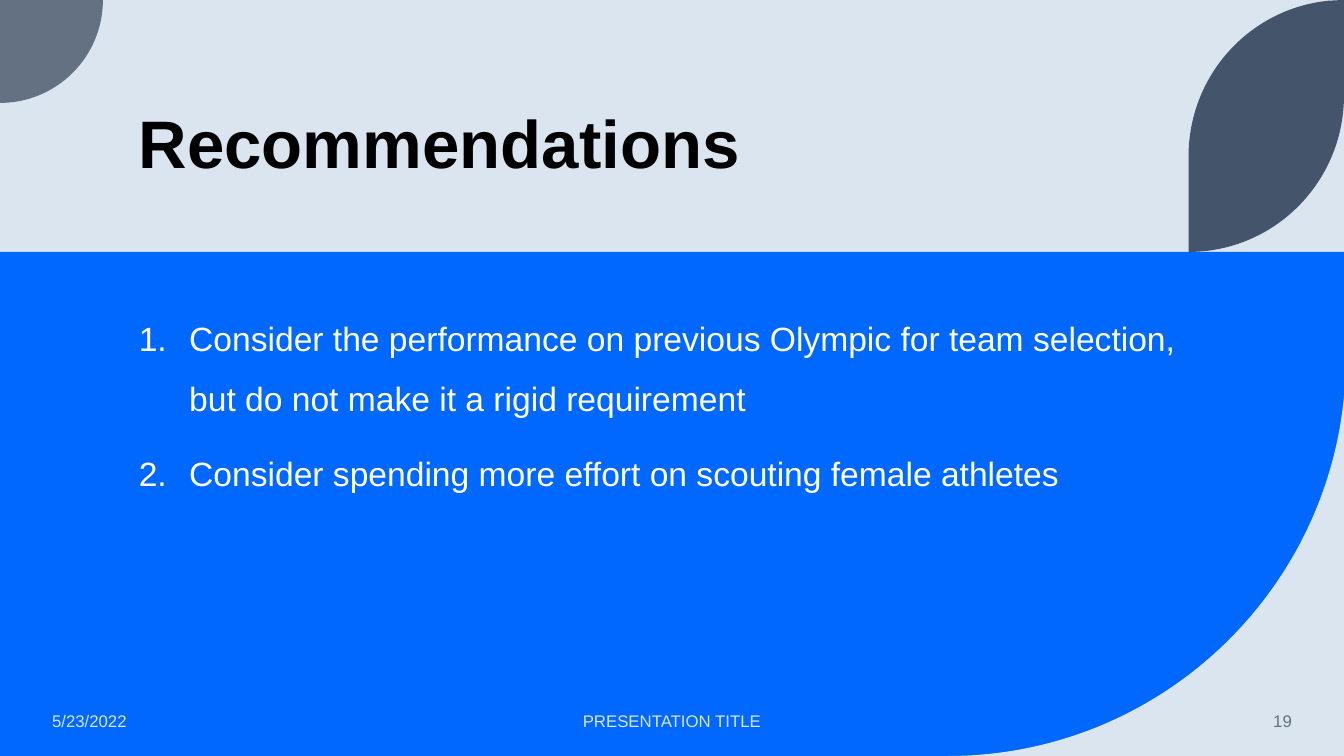
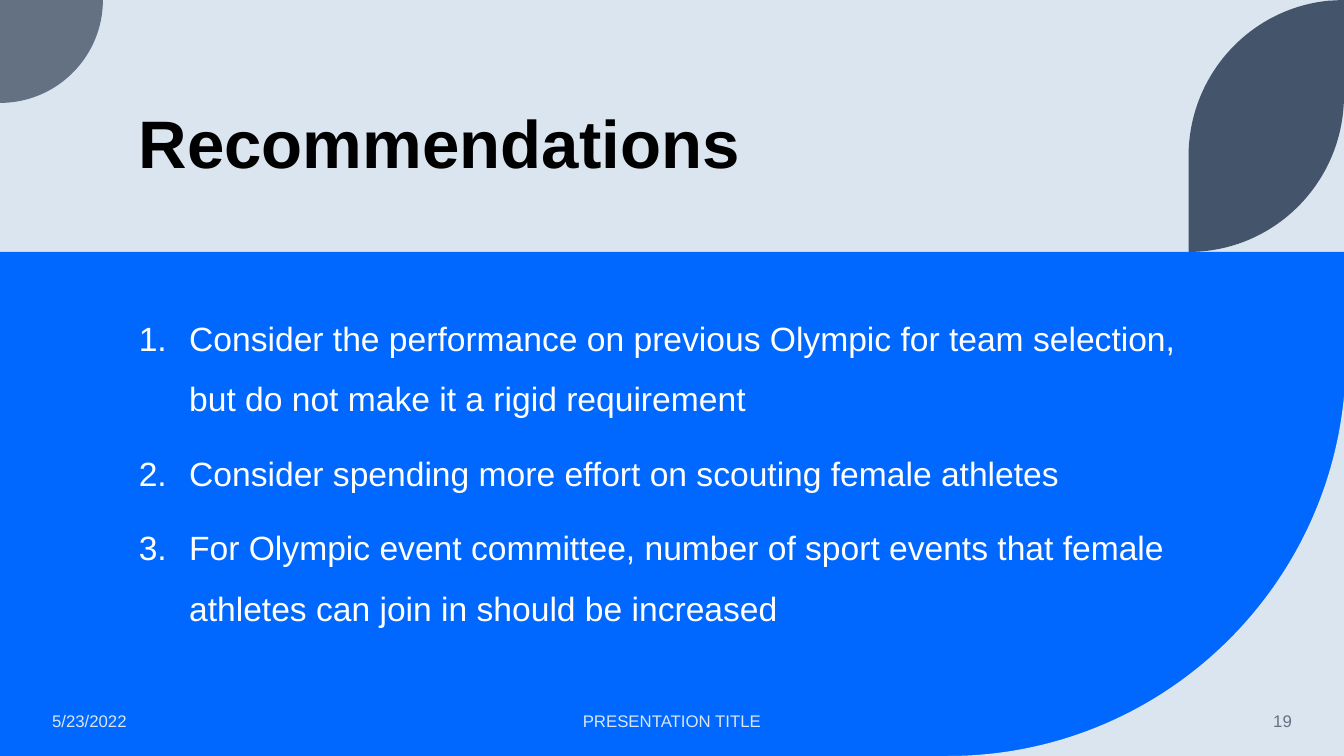
Before and after one commit to intandeay/SQLforDS, a slide deck: slide 19 of Week4 Assignment.pptx. Drawn at 1344x756 pixels with LibreOffice and Linux fonts; fonts in the diff are those of the drawing. Boxes give left, top, right and bottom in pixels: in the first picture for what was removed or moved away, otherwise in the second. Text is boxed around its words. In the diff, an @@ line names an element or a change of style, - is before the commit and + after.

```diff
--- a/Week4 Assignment.pptx
+++ b/Week4 Assignment.pptx
@@ text at bbox=[189, 535, 1164, 628]: paragraph added @@
+3. For Olympic event committee, number of sport events that female athletes can join in should be increased
```
Also in this commit, not shown: 1 other slide changed.
